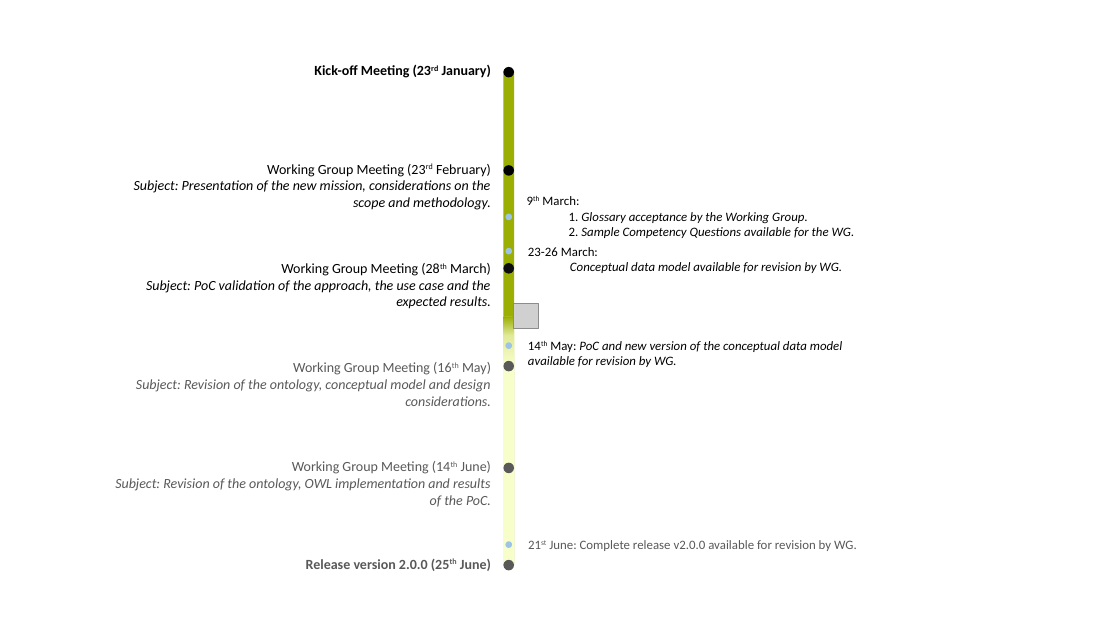
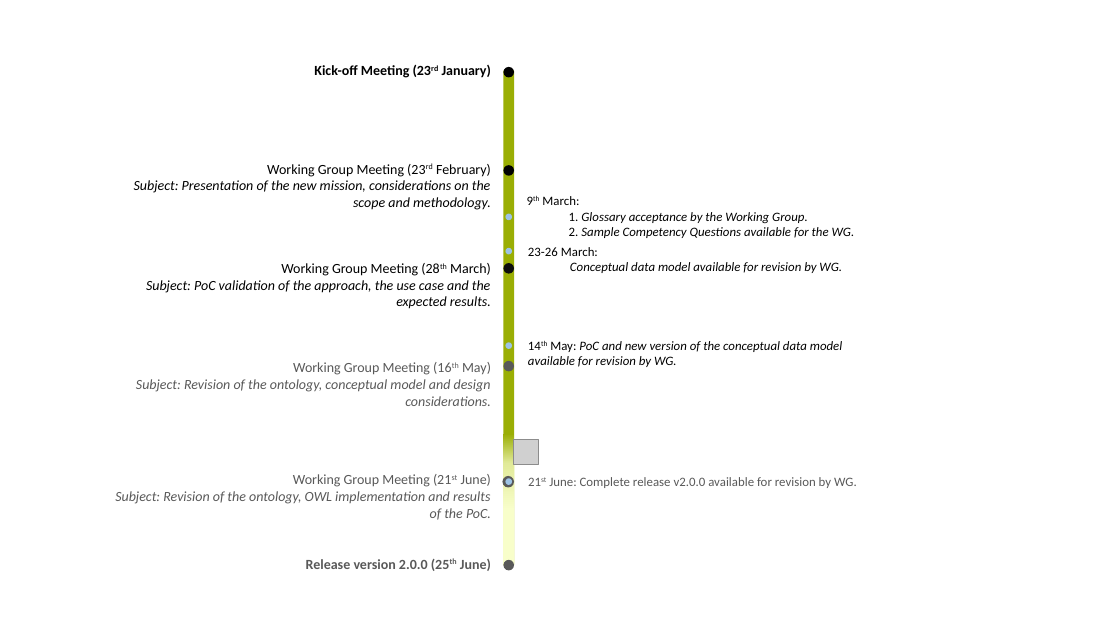
Before and after one commit to eProcurement-everis/ePO, a slide deck: slide 1 of 01_Resources/Timeline.pptx. Drawn at 1120x630 pixels with LibreOffice and Linux fonts; fonts in the diff are those of the drawing; grey boxes stand for pictures. Boxes give left, top, right and bottom in pixels: in the first picture for what was removed or moved away, otherwise in the second. Text is boxed around its words. In the diff, an @@ line names an element or a change of style, - is before the commit and + after.

```diff
--- a/01_Resources/Timeline.pptx
+++ b/01_Resources/Timeline.pptx
@@ rounded rectangle: place and size @@
-rounded rectangle at [503,317,514,366]
+rounded rectangle at [503,434,514,510]
@@ rounded rectangle: place and size @@
-rounded rectangle at [503,317,514,565]
+rounded rectangle at [504,442,515,565]
@@ picture: place and size @@
-picture at [513,303,539,329]
+picture at [513,439,539,465]
@@ text "Working Group Meeting (21st June)": place and size @@
-text "Working Group Meeting (21st June)" at [115,461,491,507]
+text "Working Group Meeting (21st June)" at [115,474,491,520]
@@ text at [293,474,491,487]: text changed @@
-Working Group Meeting (14th June)
+Working Group Meeting (21st June)
@@ ellipse: place and size @@
-ellipse at [503,463,514,474]
+ellipse at [502,476,514,488]
@@ ellipse: place and size @@
-ellipse at [506,541,513,548]
+ellipse at [506,478,513,485]
@@ text "21st June: Complete release v2.0.0 ...": place and size @@
-text "21st June: Complete release v2.0.0 ..." at [549,540,857,551]
+text "21st June: Complete release v2.0.0 ..." at [549,477,857,488]
```
Also in this commit, not shown: 1 other file.
